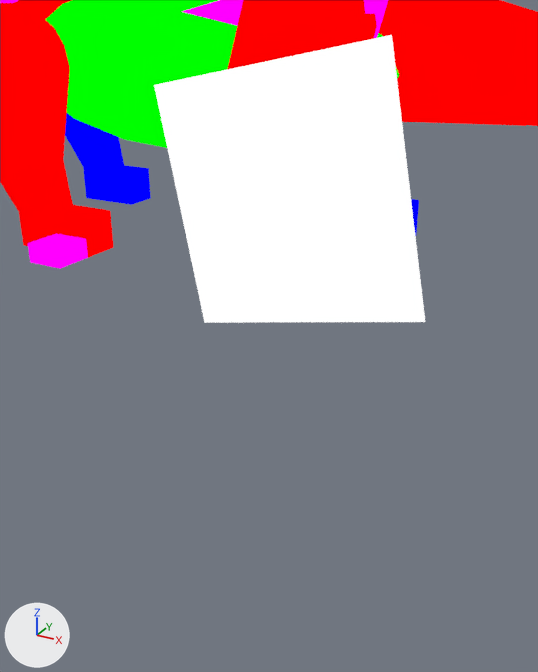
One commit to the Blender file assets-source/blender/motion/kentrosaurus-dance.blend: the scene before it, then after it.
One viewpoint serves both versions: a 50 mm lens placed at (73.97, -34.51, 11.62), pointed at (70.5, -28.21, 8.47). Arrows for +X, +Y and +Z are at lower left; the lights stay in place. The first picture is the older version.

The scene before the commit, as lines of its bpy script (objects in view):
```python
ob_dinotycoon_motion_kentrosaurus_dance_far_back_1 = bpy.data.objects.new('DinoTycoon_Motion_kentrosaurus_dance_far_back_1', me_dinotycoon_motion_kentrosaurus_dance_sample_far_back_1)
ob_dinotycoon_motion_kentrosaurus_dance_far_back_1.location = (0.0, 0.0, 0.0)
ob_dinotycoon_motion_kentrosaurus_dance_neck_0 = bpy.data.objects.new('DinoTycoon_Motion_kentrosaurus_dance_neck_0', me_dinotycoon_motion_kentrosaurus_dance_sample_neck_0)
ob_dinotycoon_motion_kentrosaurus_dance_neck_0.location = (0.0, 0.0, 0.0)
ob_dinotycoon_motion_kentrosaurus_dance_neck_joint_0 = bpy.data.objects.new('DinoTycoon_Motion_kentrosaurus_dance_neck_joint_0', me_dinotycoon_motion_kentrosaurus_dance_sample_neck_joint_0)
ob_dinotycoon_motion_kentrosaurus_dance_neck_joint_0.location = (0.0, 0.0, 0.0)
# also in view: 'DinoTycoon_Motion_kentrosaurus_dance_belly' at (52.0, -2.0, 9.0); 'DinoTycoon_Motion_kentrosaurus_dance_near_back_claws' at (47.31, -8.0, 0.5); 'DinoTycoon_Motion_kentrosaurus_dance_near_back_joint_1' at (43.81, -6.0, 4.5); 'DinoTycoon_Motion_kentrosaurus_dance_near_front_0' at (59.08, -6.0, 8.44); 'DinoTycoon_Motion_kentrosaurus_dance_eye' at (71.61, -30.0, 10.42)
```
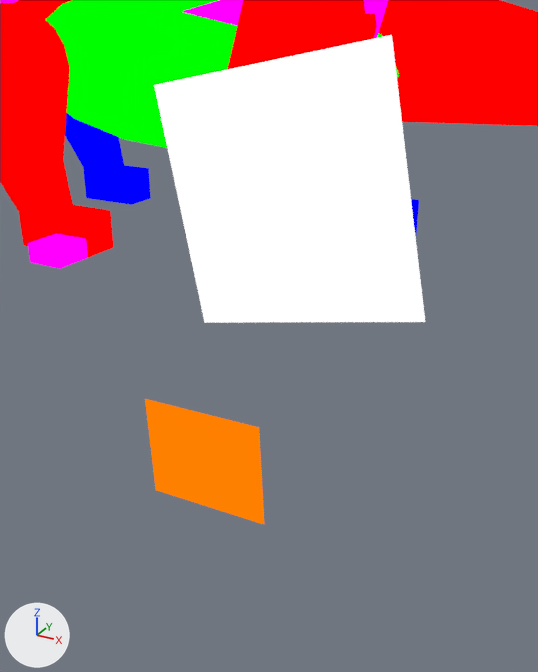
The newer file adds a shape key; the second version is drawn at full value of the shape key 'dance_03' of 'DinoTycoon_Motion_kentrosaurus_dance_eye_white', and the change is written as the vertex moves it makes.

Location of each change, (x1, y1, x2, y2) in pixels of the pictures (538 x 672 px):
'DinoTycoon_Motion_kentrosaurus_dance_eye_white', added (orange): after (145, 399, 264, 525)

The change, as a list of edits to the scene's bpy script:
```text
Add mat_dinotycoon_role_y:
    mat_dinotycoon_role_y = emission_material('DinoTycoon_Role_Y')
    mat_dinotycoon_role_y.base_color = (1.0, 0.216, 0.0)  # orange #ff8000
Add me_dinotycoon_motion_kentrosaurus_dance_sample_eye_white:
    me_dinotycoon_motion_kentrosaurus_dance_sample_eye_white.from_pydata([(69.426, -29.0, 7.818), (70.825, -29.0, 7.864), (70.881, -29.0, 6.712), (69.482, -29.0, 6.666), (69.426, -29.0, 7.818), (70.825, -29.0, 7.864), (70.881, -29.0, 6.712), (69.482, -29.0, 6.666)], [], [(3, 2, 1, 0), (4, 5, 6, 7), (0, 1, 5, 4), (1, 2, 6, 5), (2, 3, 7, 6), (3, 0, 4, 7)])
    me_dinotycoon_motion_kentrosaurus_dance_sample_eye_white.materials.append(mat_dinotycoon_role_y)  # orange #ff8000
Add ob_dinotycoon_motion_kentrosaurus_dance_eye_white:
    ob_dinotycoon_motion_kentrosaurus_dance_eye_white = bpy.data.objects.new('DinoTycoon_Motion_kentrosaurus_dance_eye_white', me_dinotycoon_motion_kentrosaurus_dance_sample_eye_white)
    ob_dinotycoon_motion_kentrosaurus_dance_eye_white.location = (0.0, 0.0, 0.0)
```
